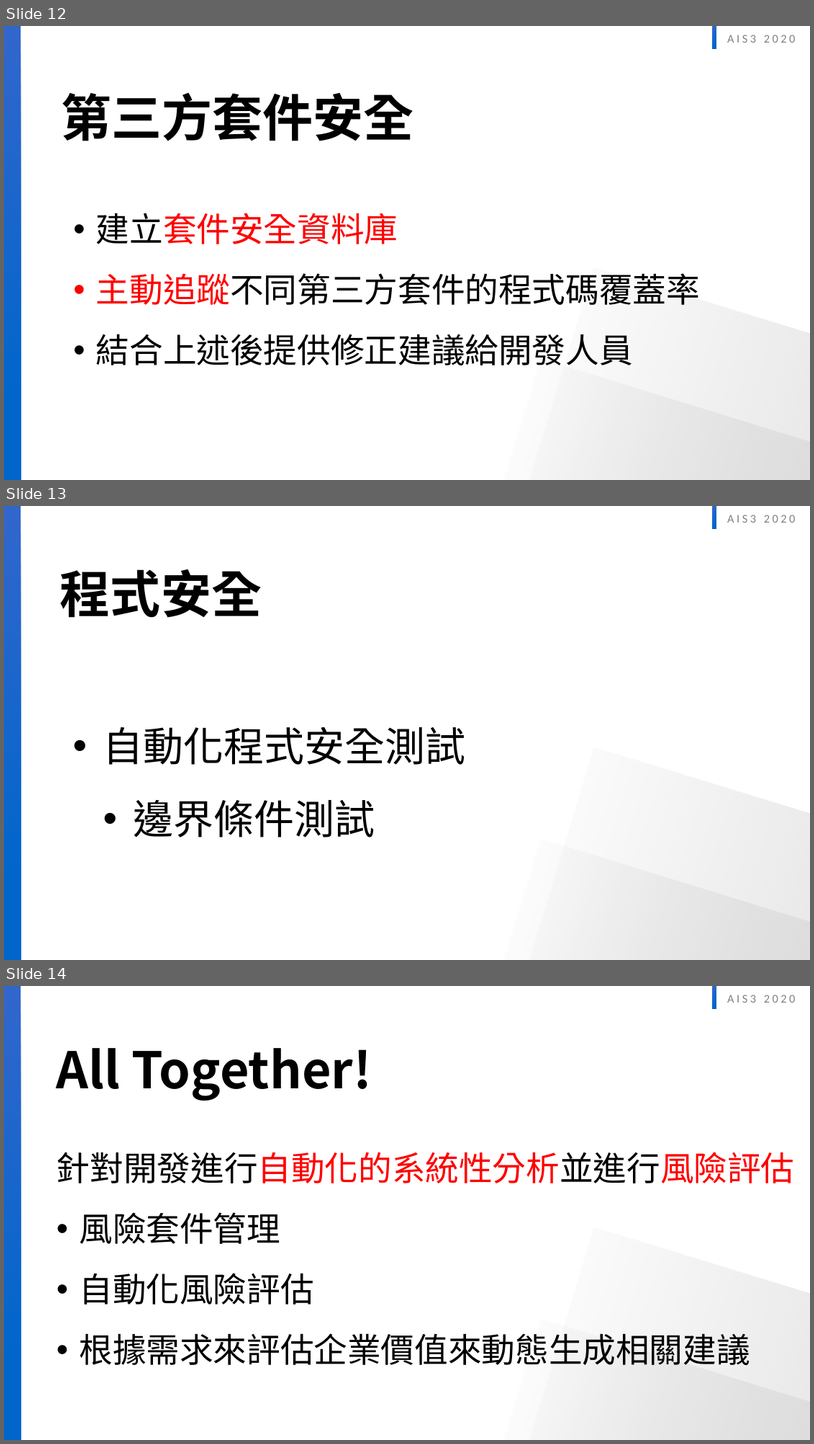
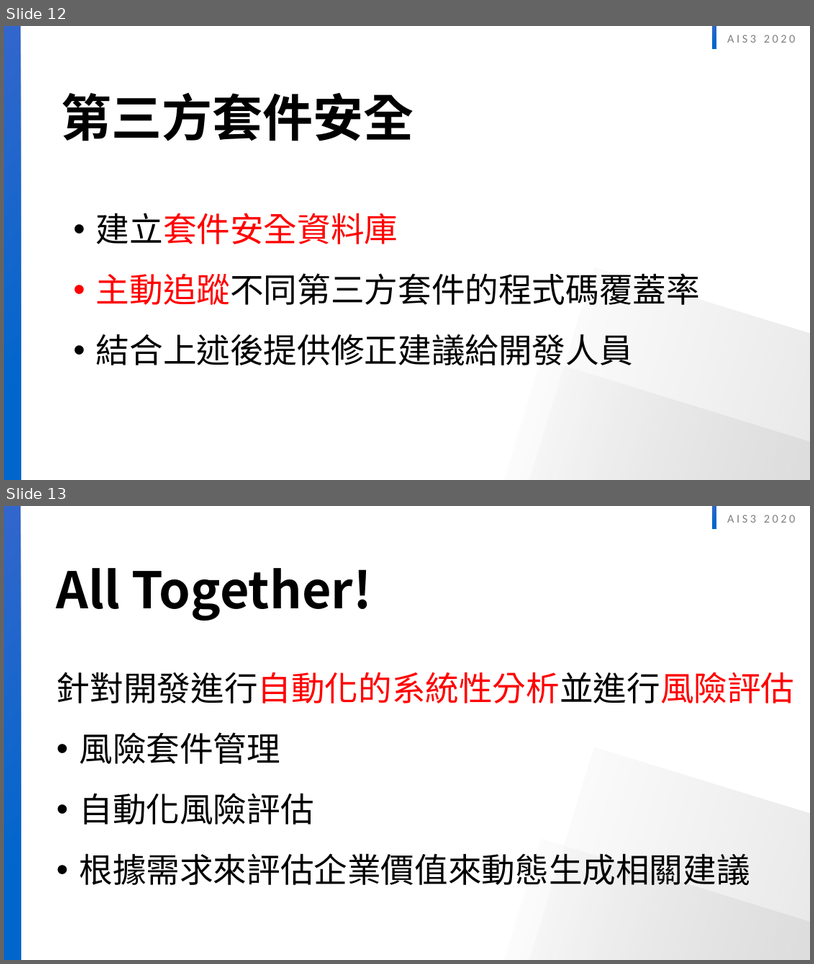
Before and after one commit to twinklestar03/AIS3-Dragon, a slide deck: Slide/AIS3 dragon security .pptx. Shown one above the other, each under a label of ours: slides 12, 13 and 14 before the commit, slides 12 and 13 after it. The pictures are 814x1444 and 814x964 pixels, drawn with LibreOffice and Linux fonts; fonts in the diff are those of the drawing. Boxes give left, top, right and bottom in pixels: in the first picture for what was removed or moved away, otherwise in the second. Text is boxed around its words. In the diff, an @@ line names an element or a change of style, - is before the commit and + after.

```diff
--- a/Slide/AIS3 dragon security .pptx
+++ b/Slide/AIS3 dragon security .pptx
@@ slide 13 removed at (x1=4, y1=506, x2=810, y2=960), background #FFFFFF; not listed: 5 template elements that a slide beside it also shows @@
@@ text removed at (x1=60, y1=569, x2=262, y2=618) @@
-程式安全
@@ text removed at (x1=103, y1=726, x2=466, y2=837) @@
-• 自動化程式安全測試
-  • 邊界條件測試
@@ what was slide 14 is now slide 13 @@
```
Also in this commit, not shown: 1 slide changed.
